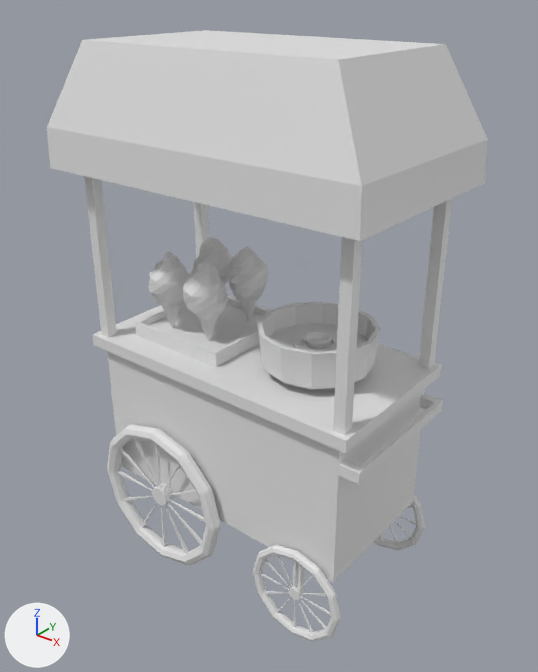
What one commit did to the FBX model TI3 - RockeFeller/Assets/3DAssets/CandyCart.fbx.
The view is the same before and after, from a 50 mm camera at (1.022, -1.238, 1.393) aimed at (0.024, 0.01, 0.619). The lights are fixed; the arrows at lower left show +X, +Y and +Z. The older version comes first. Where no turn or scale is listed for an object, it has been applied to the vertices.

The older version as bpy lines, for what is in view:
```python
me_candycart = bpy.data.meshes.new('CandyCart')
me_candycart.from_pydata(...)  # 1868 vertices, 1808 faces; spans x -0.404..0.413, y -0.24..0.239, z -0.012..1.271
ob_candycart = bpy.data.objects.new('CandyCart', me_candycart)
ob_candycart.location = (0.0, 0.0, 0.0)
```
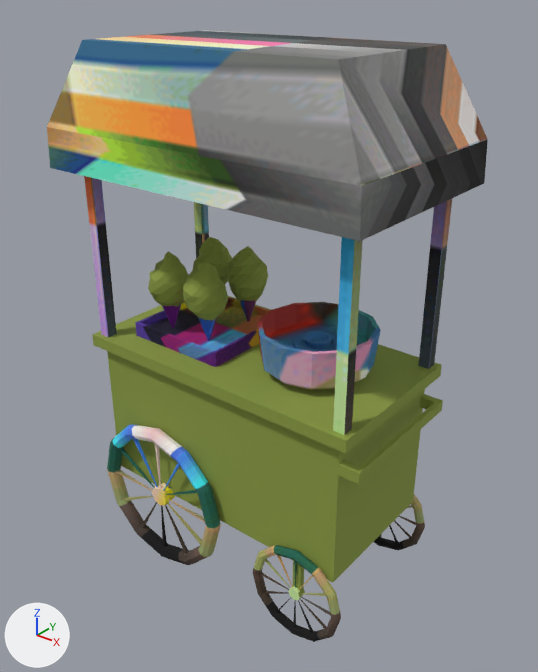
The newer file is also rescaled (x1.705) as a whole; pictures and numbers use the older file's frame.

The change, as a list of edits to the scene's bpy script:
```text
Add img_gradienttexture_png:
    img_gradienttexture_png = load_image('GradientTexture.png', '_unpacked/GradientTexture.png', 315, 250, 'sRGB')
Add mat_celshading:
    mat_celshading = principled_material('CelShading')
    mat_celshading.texture = img_gradienttexture_png
    mat_celshading.roughness = 0.9
Change me_candycart:
    where me_candycart.from_pydata(...)  # 1868 vertices, 1808 faces; spans x -0.404..0.413, y -0.24..0.239, z -0.012..1.271
    add me_candycart.materials.append(mat_celshading)  # picture img_gradienttexture_png
```

Changed parts and their boxes [x1, y1, x2, y2] in the pictures (538 x 672 px):
'CandyCart', recoloured (darker)
    both: [47, 30, 488, 642]
